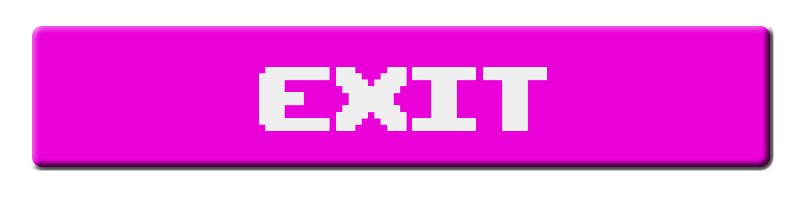
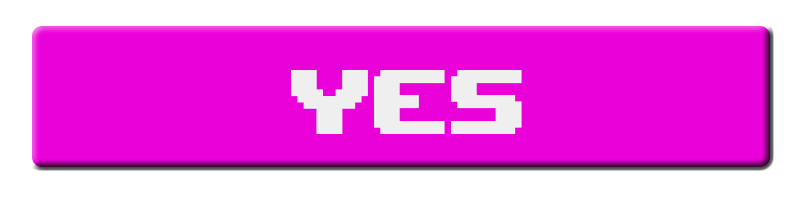
Before/after of a 800px x 200px layered artwork. What changed in the layer stack:
renamed "exit" to "YES", painted on it over [259,67,547,134]
